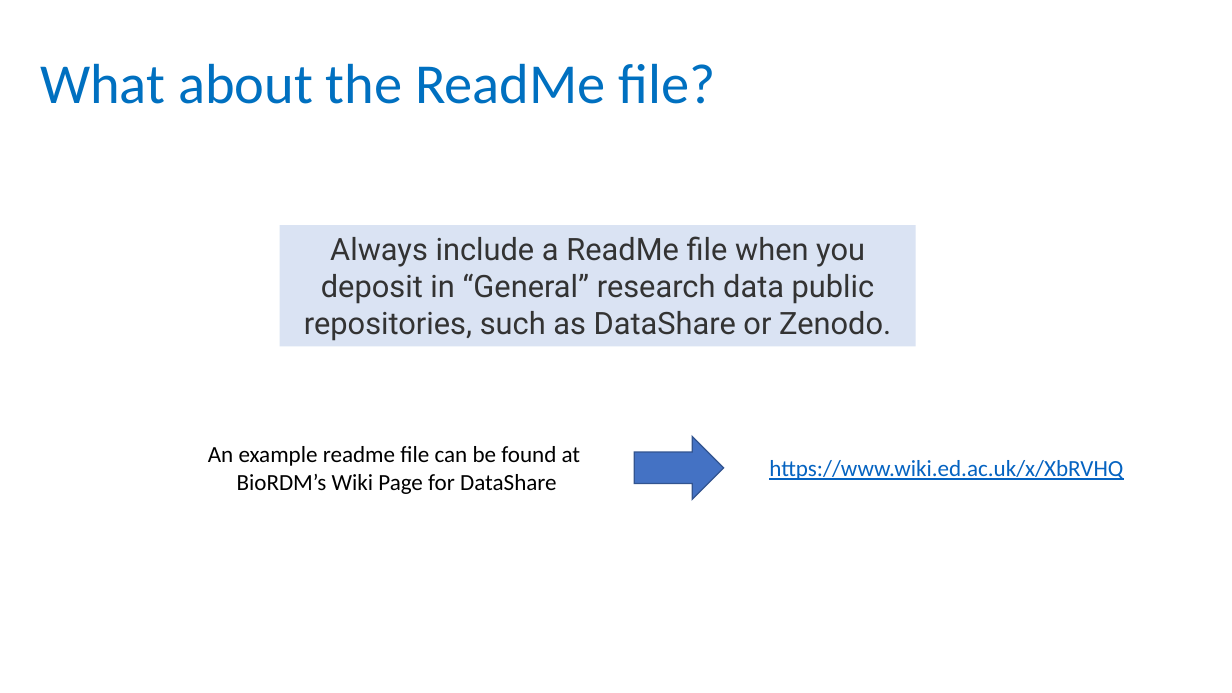
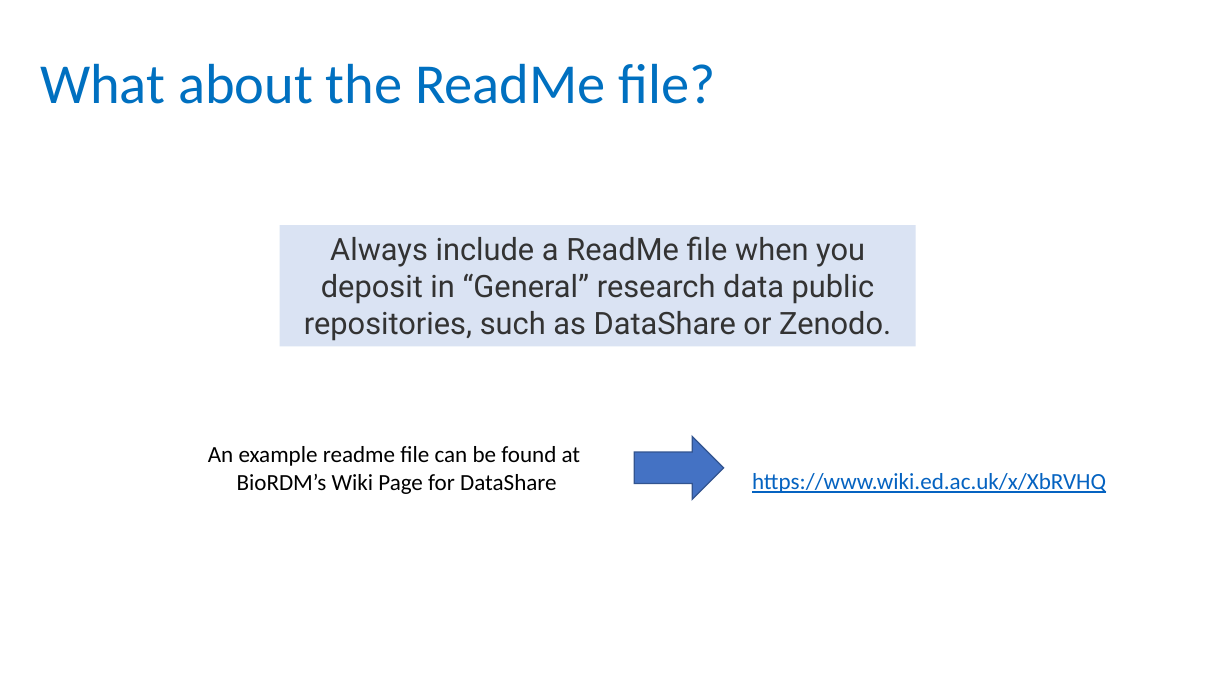
Before and after one commit to carpentries-incubator/fair-bio-practice, a slide deck: slide 25 of instructors/13-Repositories_v3.1.pptx. Drawn at 1232x693 pixels with LibreOffice and Linux fonts; fonts in the diff are those of the drawing; background and template pictures are left out. Boxes give left, top, right and bottom in pixels: in the first picture for what was removed or moved away, otherwise in the second. Text is boxed around its words. In the diff, an @@ line names an element or a change of style, - is before the commit and + after.

```diff
--- a/instructors/13-Repositories_v3.1.pptx
+++ b/instructors/13-Repositories_v3.1.pptx
@@ text "https://www.wiki.ed.ac.uk/x/XbRVHQ": place and size @@
-text "https://www.wiki.ed.ac.uk/x/XbRVHQ" at box(769, 460, 1123, 480)
+text "https://www.wiki.ed.ac.uk/x/XbRVHQ" at box(752, 473, 1106, 493)
```
Also in this commit, not shown: 2 other slides changed.
